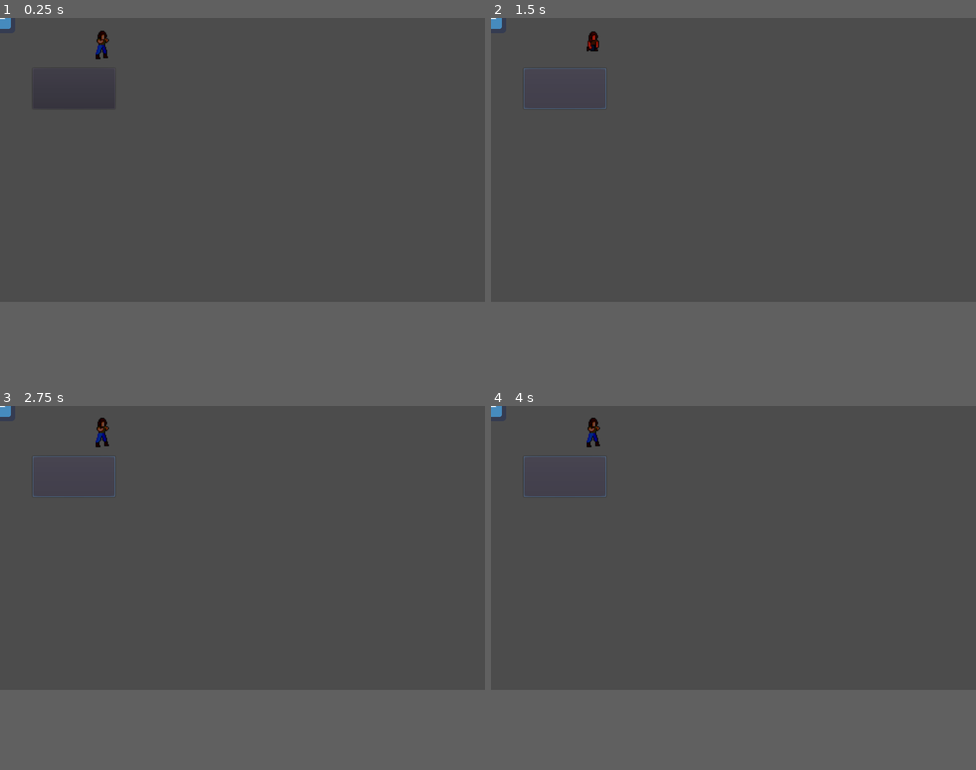
Above: before the commit, frames 1-4 (two rows, left to right).
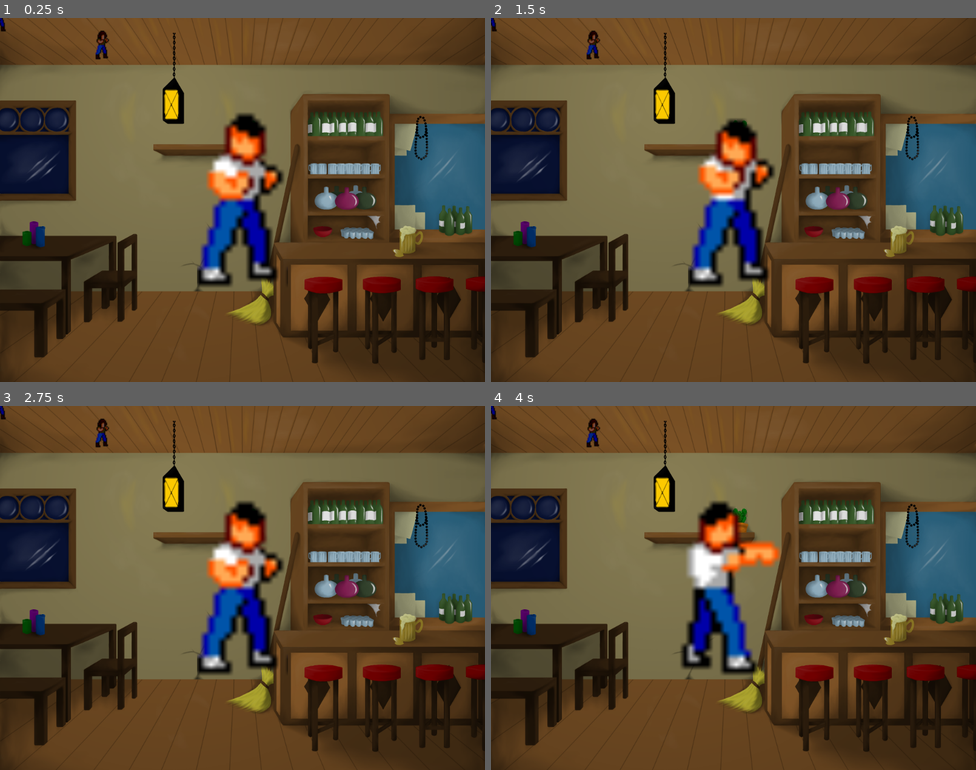
Above: after the commit, the same moments.

Repository: Dahl99/IMT2581_GroupJam
Game: Godot game, scene res://source/game_manager/game_manager.tscn
The game is run twice, just before and just after one commit, with the same random seed, the same clock (stepped at 60 frames per second) and the same inputs. The engine's default icon, where the game draws it, is replaced by a stand-in: a white triangle on a blue panel in a dark square.
Inputs (mouse positions are in pixels of both pictures, inside the frame that each line leads up to):
- Up to frame 1 (0.25 s): no input
- Up to frame 2 (1.5 s): click (563, 87) at 0.52 s; click (563, 87) at 1.27 s
- Up to frame 3 (2.75 s): click (72, 475) at 2.02 s
- Up to frame 4 (4 s): tap 8 (8) at 2.85 s; tap A (A) at 3.05, 3.6 s; tap Enter at 3.5 s; tap B (B) at 3.8 s
In our replay, the window is 800x468 before the commit and 800x600 after it. These sizes can differ from the game's own. Grey fills any space a smaller window leaves; there, only what the larger window draws over its background counts as a difference.

The runs differ from the first frame. In frame 1, 86% of the frame differs, in the area x 0-100%, y 0-100%; in frame 2, 86%; in frame 3, 86%; in frame 4, 86%.

Commit message:
Implemented player animation

Diff:
--- a/project.godot
+++ b/project.godot
@@ -18,6 +18,10 @@
 config/name="IMT2581_GroupJam"
 run/main_scene="res://source/game_manager/game_manager.tscn"
 config/icon="res://icon.png"
+
+[display]
+
+window/size/height=768
 
 [input]
 
--- a/source/game_manager/game_manager.gd
+++ b/source/game_manager/game_manager.gd
@@ -13,6 +13,7 @@
 
 func _ready():
 	_conecc_enemy()
+	_conecc_player()
 
 	randomize() 			# Randomizes rng seed
 
@@ -20,6 +21,7 @@
 	enemy.position = Vector2(216, 57)
 
 	self.add_child(player)	# Adding player to scene
+	player.position = Vector2(1024/2, 768/2)
 
 func _conecc_enemy():
 	enemy.connect("attack", self, "_attack_by_enemy")
--- a/source/game_manager/game_manager.tscn
+++ b/source/game_manager/game_manager.tscn
@@ -1,16 +1,20 @@
-[gd_scene load_steps=2 format=2]
+[gd_scene load_steps=4 format=2]
 
 [ext_resource path="res://source/game_manager/game_manager.gd" type="Script" id=1]
+[ext_resource path="res://source/enemy/enemy.tscn" type="PackedScene" id=2]
+[ext_resource path="res://assets/Tavern1024x768.png" type="Texture" id=3]
 
 [node name="GameManager" type="Node2D"]
 script = ExtResource( 1 )
 
-[node name="Button" type="Button" parent="."]
-margin_left = 69.0
-margin_top = 106.0
-margin_right = 243.0
-margin_bottom = 192.0
+[node name="TextureRect" type="TextureRect" parent="."]
+anchor_right = 1.0
+anchor_bottom = 1.0
+margin_right = 1024.0
+margin_bottom = 768.0
+texture = ExtResource( 3 )
 __meta__ = {
 "_edit_use_anchors_": false
 }
-[connection signal="button_down" from="Button" to="." method="_on_Button_button_down"]
+
+[node name="Enemy" parent="." instance=ExtResource( 2 )]
--- a/source/player/player.gd
+++ b/source/player/player.gd
@@ -20,6 +20,7 @@
 	_keys.shuffle()
 	_attack_btn = _keys.front()
 	_dodge_btn = _keys.back()
+	$Animation.play("idle")
 
 func _physics_process(_delta):
 	if Input.is_action_just_pressed(_attack_btn):						# Checking if attack button is pressed
@@ -31,15 +32,20 @@
 		_dodge_btn = _get_random_unused_key(_dodge_btn, _attack_btn)	# Assigning new key for dodge action
 
 func _attack():
-	# animation.play
+	$Animation.play("attack")
 	emit_signal("attack")
 
 func _dodge():
-	# animation.play
+	$Animation.play("dodge")
 	emit_signal("dodge")
 
 func _hurt(_dmg_taken: int):
 	_health -= _dmg_taken
+
+	if _health <= 0:
+		$Animation.play("die")
+	else:
+		$Animation.play("hurt")
 
 # Gets a randomly chosen new key
 # that's not equal to previously used key
--- a/source/player/player.tscn
+++ b/source/player/player.tscn
@@ -1,16 +1,81 @@
-[gd_scene load_steps=4 format=2]
+[gd_scene load_steps=16 format=2]
 
-[ext_resource path="res://icon.png" type="Texture" id=1]
+[ext_resource path="res://assets/player/Renegade_Idle_1_strip4.png" type="Texture" id=1]
 [ext_resource path="res://source/player/player.gd" type="Script" id=2]
+[ext_resource path="res://assets/player/Renegade_Punch_2.png" type="Texture" id=3]
+[ext_resource path="res://assets/player/Renegade_Punch_1.png" type="Texture" id=4]
+[ext_resource path="res://assets/player/Renegade_Knock_Out.png" type="Texture" id=5]
+[ext_resource path="res://assets/player/Renegade_Over_Throw_strip2.png" type="Texture" id=6]
+[ext_resource path="res://assets/player/Renegade_Hurt.png" type="Texture" id=7]
+
+[sub_resource type="AtlasTexture" id=2]
+flags = 4
+atlas = ExtResource( 1 )
+region = Rect2( 0, 0, 16, 32 )
+
+[sub_resource type="AtlasTexture" id=3]
+flags = 4
+atlas = ExtResource( 1 )
+region = Rect2( 16, 0, 16, 32 )
+
+[sub_resource type="AtlasTexture" id=4]
+flags = 4
+atlas = ExtResource( 1 )
+region = Rect2( 32, 0, 16, 32 )
+
+[sub_resource type="AtlasTexture" id=5]
+flags = 4
+atlas = ExtResource( 1 )
+region = Rect2( 48, 0, 16, 32 )
+
+[sub_resource type="AtlasTexture" id=7]
+flags = 4
+atlas = ExtResource( 6 )
+region = Rect2( 0, 0, 24, 32 )
+
+[sub_resource type="AtlasTexture" id=8]
+flags = 4
+atlas = ExtResource( 6 )
+region = Rect2( 24, 0, 24, 32 )
+
+[sub_resource type="SpriteFrames" id=6]
+animations = [ {
+"frames": [ SubResource( 2 ), SubResource( 3 ), SubResource( 4 ), SubResource( 5 ) ],
+"loop": true,
+"name": "idle",
+"speed": 5.0
+}, {
+"frames": [ SubResource( 7 ), SubResource( 8 ) ],
+"loop": true,
+"name": "dodge",
+"speed": 5.0
+}, {
+"frames": [ ExtResource( 4 ), ExtResource( 3 ) ],
+"loop": true,
+"name": "attack",
+"speed": 5.0
+}, {
+"frames": [ ExtResource( 5 ) ],
+"loop": true,
+"name": "die",
+"speed": 5.0
+}, {
+"frames": [ ExtResource( 7 ) ],
+"loop": true,
+"name": "hurt",
+"speed": 5.0
+} ]
 
 [sub_resource type="RectangleShape2D" id=1]
 extents = Vector2( 31.7271, 31.8188 )
 
 [node name="Player" type="KinematicBody2D"]
+scale = Vector2( 12, 12 )
 script = ExtResource( 2 )
 
-[node name="Sprite" type="Sprite" parent="."]
-texture = ExtResource( 1 )
+[node name="Animation" type="AnimatedSprite" parent="."]
+frames = SubResource( 6 )
+animation = "hurt"
 
 [node name="CollisionShape2D" type="CollisionShape2D" parent="."]
 shape = SubResource( 1 )
